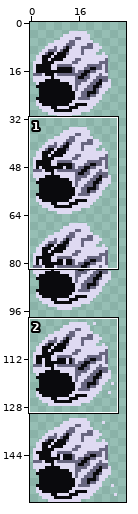
File history of a sprite sheet, core/Enemies/Ash_SpriteSheet.png. The picture above shows the old version from afar; the outline marks the close-up.
Close-up. Before:
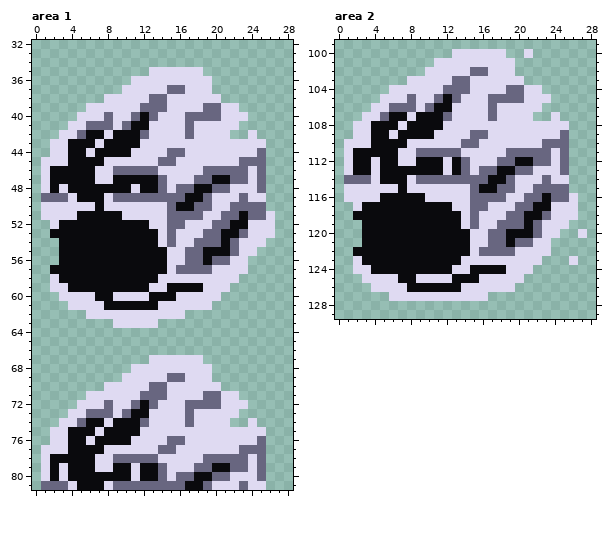
The file is 32x160 pixels. Shown: area 1: x 0..28, y 32..81; area 2: x 0..28, y 99..129.
Now the later version:
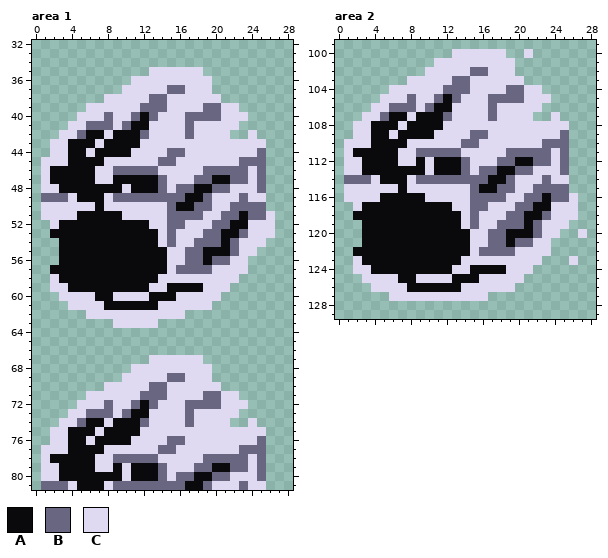
Palette (. is transparent): A #0a0a0d  B #686680  C #dfdaf2
Diff:
Area 1:
The author changed colour C to colour A in row 48 at x 3 and 11; in rows 79 to 80 at x 3 and 11.
The author changed colour A to colour C in row 48 at x 2 and 10; in rows 79 to 80 at x 2 and 10.
Area 2:
The author changed colour C to colour A in rows 112 to 113 at x 4 and 12.
The author changed colour A to colour C in rows 112 to 113 at x 2 and 10.
Where, in picture pixels (left, top, right, bottom), the same in both close-ups:
changed: (50, 184, 68, 193)
changed: (122, 184, 140, 193)
changed: (50, 463, 68, 481)
changed: (122, 463, 140, 481)
changed: (353, 157, 380, 175)
changed: (425, 157, 452, 175)
